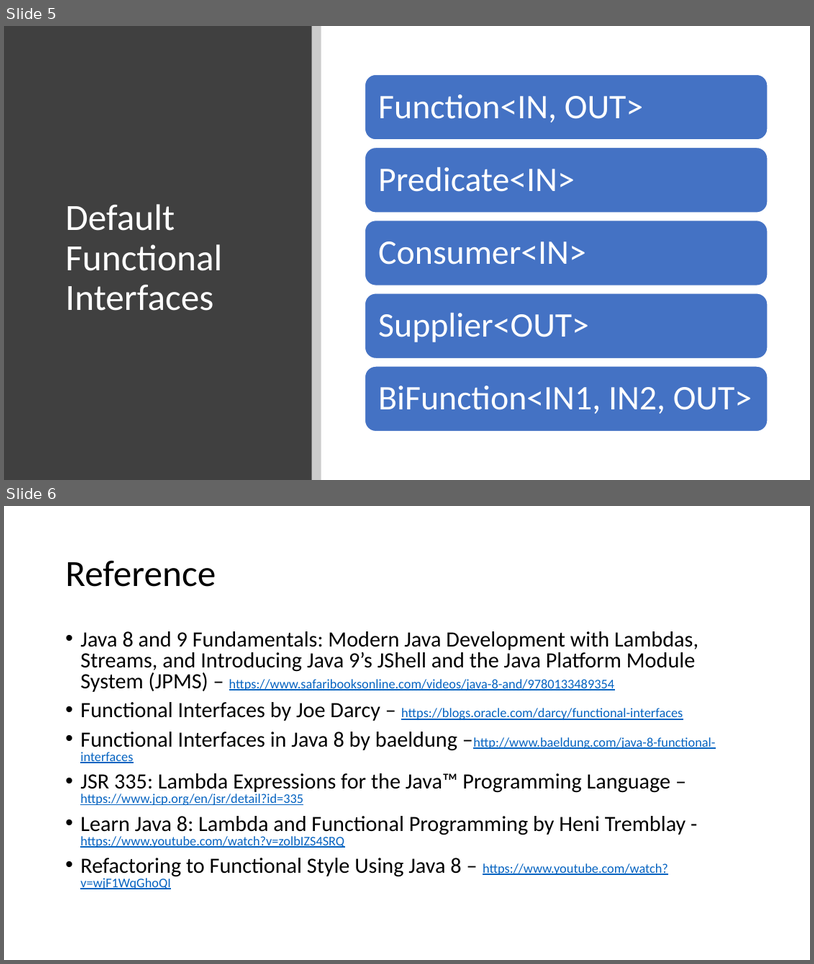
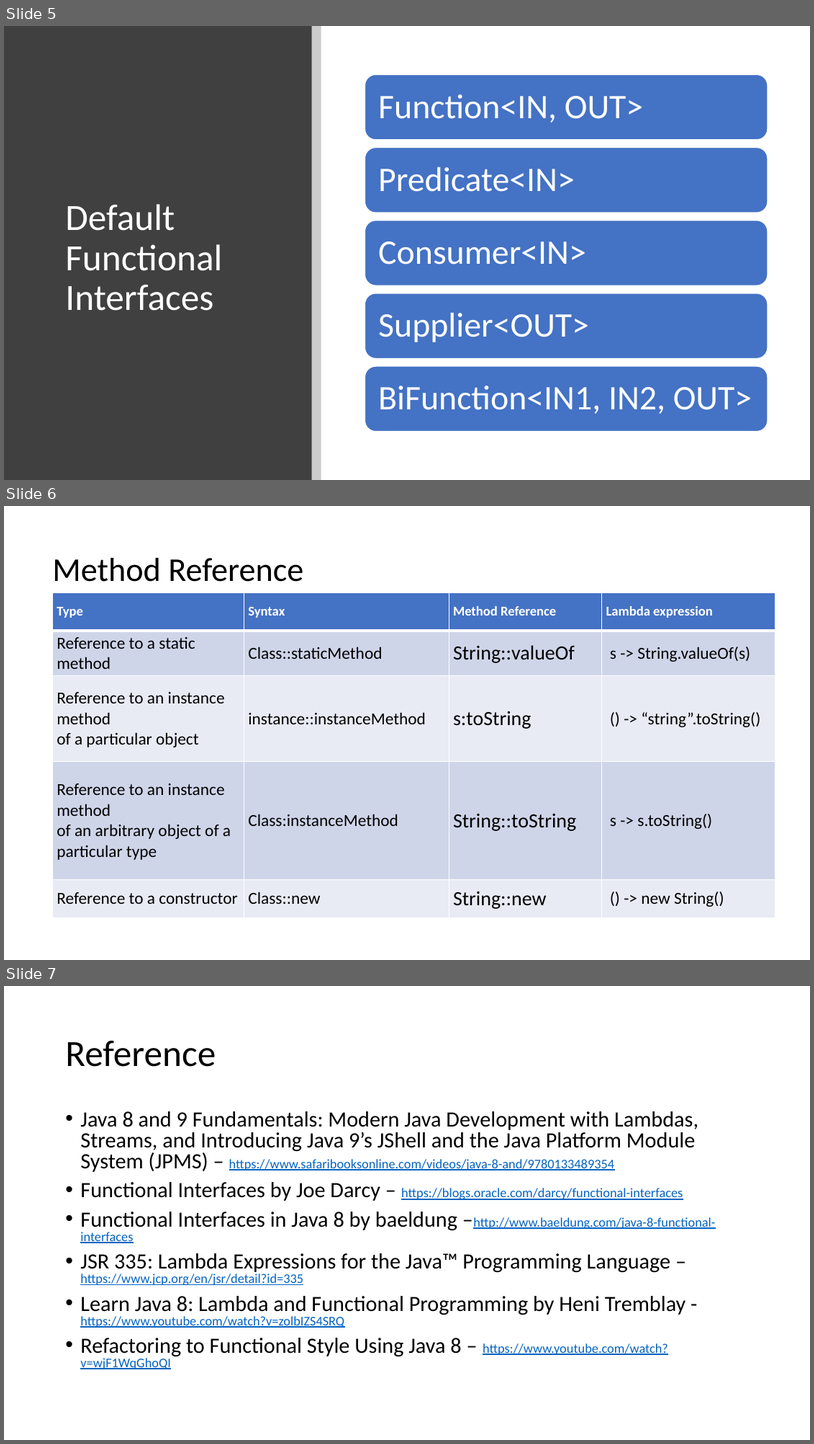
Before and after one commit to asela38/experiments, a slide deck: functional-programming-with-java/docs/@FunctionalInterface.pptx. Shown one above the other, each under a label of ours: slides 5 and 6 before the commit, slides 5, 6 and 7 after it. The pictures are 814x964 and 814x1444 pixels, drawn with LibreOffice and Linux fonts; fonts in the diff are those of the drawing. Boxes give left, top, right and bottom in pixels: in the first picture for what was removed or moved away, otherwise in the second. Text is boxed around its words. In the diff, an @@ line names an element or a change of style, - is before the commit and + after.

Commit message:
add Method references

```diff
--- a/functional-programming-with-java/docs/@FunctionalInterface.pptx
+++ b/functional-programming-with-java/docs/@FunctionalInterface.pptx
@@ slide 6 added at <box>4,506,810,960</box>, background #FFFFFF @@
@@ title added at <box>52,558,304,582</box>, 39.6 pt, text #000000 @@
+Method Reference
@@ table added at <box>52,592,776,917</box>, 5 rows, 4 columns @@
+Type | Syntax | Method Reference | Lambda expression
+Reference to a static method | Class::staticMethod | String::valueOf | s -> String.valueOf(s)
+Reference to an instance method of a particular object | instance::instanceMethod | s:toString | () -> “string”.toString()
+Reference to an instance method of an arbitrary object of a particular type | Class:instanceMethod | String::toString | s -> s.toString()
+Reference to a constructor | Class::new | String::new | () -> new String()
@@ what was slide 6 is now slide 7 @@
```
